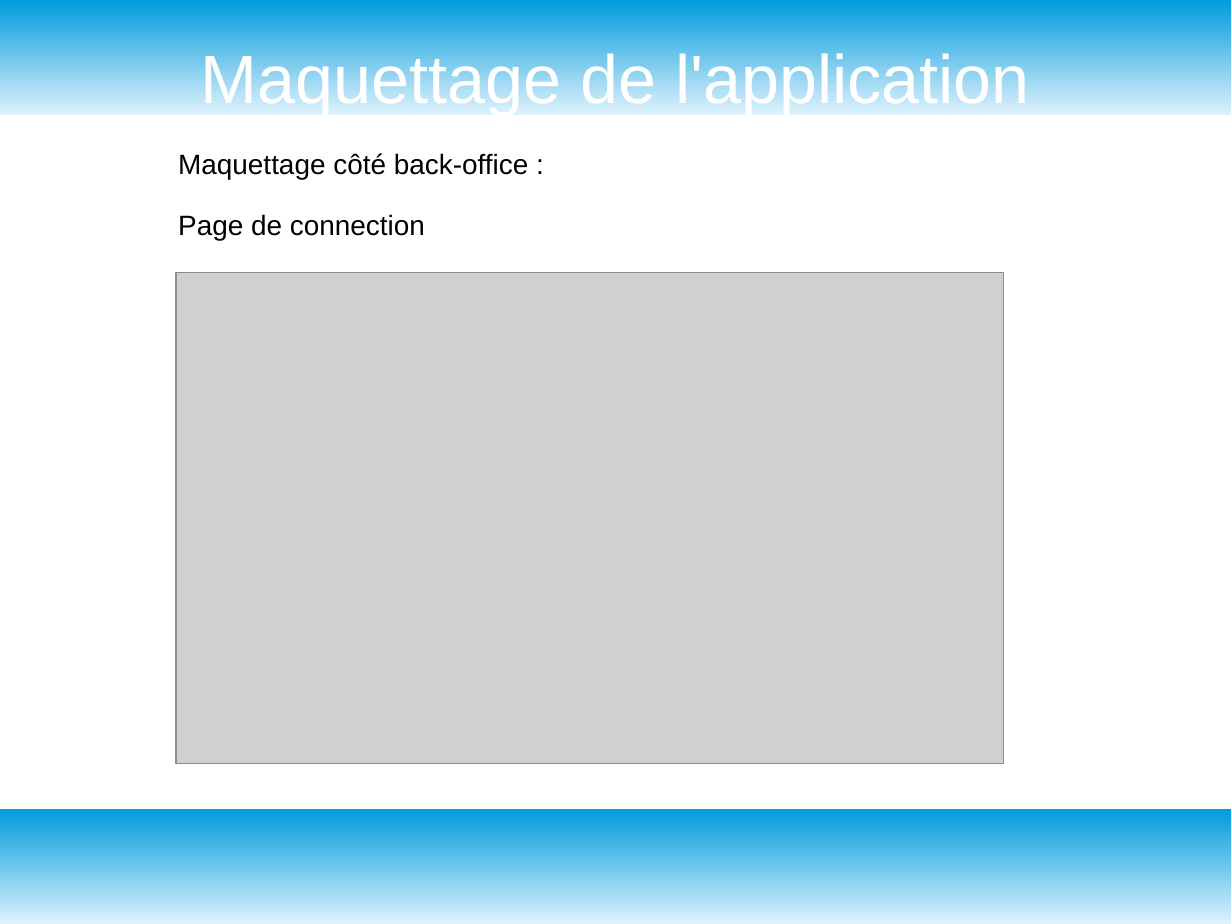
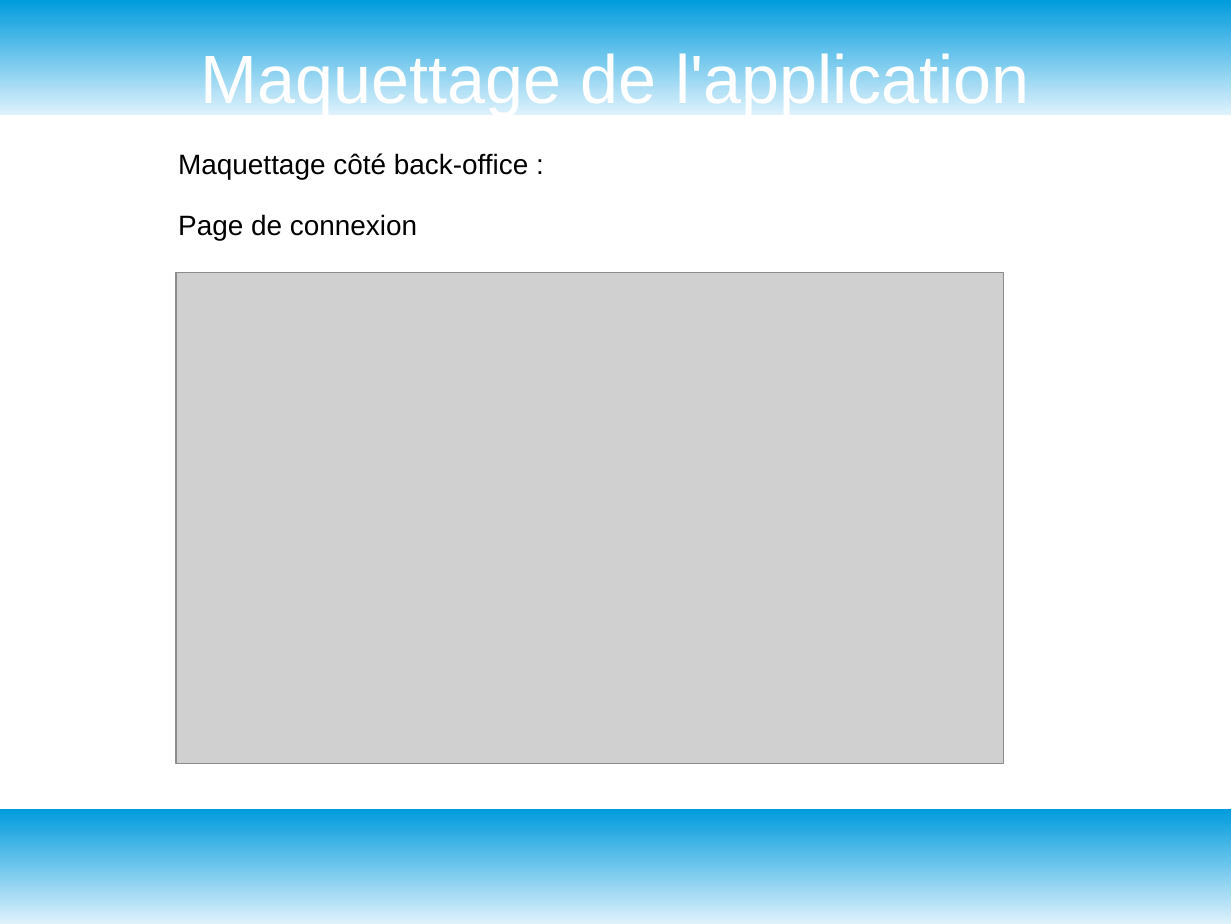
Before and after one commit to GuyomH/Fil-Rouge, a slide deck: slide 12 of assets/grand angle diapo.odp (slide 10 before the commit). Drawn at 1232x924 pixels with LibreOffice and Linux fonts; fonts in the diff are those of the drawing; grey boxes stand for pictures. Boxes give left, top, right and bottom in pixels: in the first picture for what was removed or moved away, otherwise in the second. Text is boxed around its words. In the diff, an @@ line names an element or a change of style, - is before the commit and + after.

```diff
--- a/assets/grand angle diapo.odp
+++ b/assets/grand angle diapo.odp
@@ text at bbox=[178, 214, 417, 241]: text changed @@
-Page de connection
+Page de connexion
```
Also in this commit, not shown: 3 other slides changed, 5 slides added, 1 slide removed, 7 other files.
